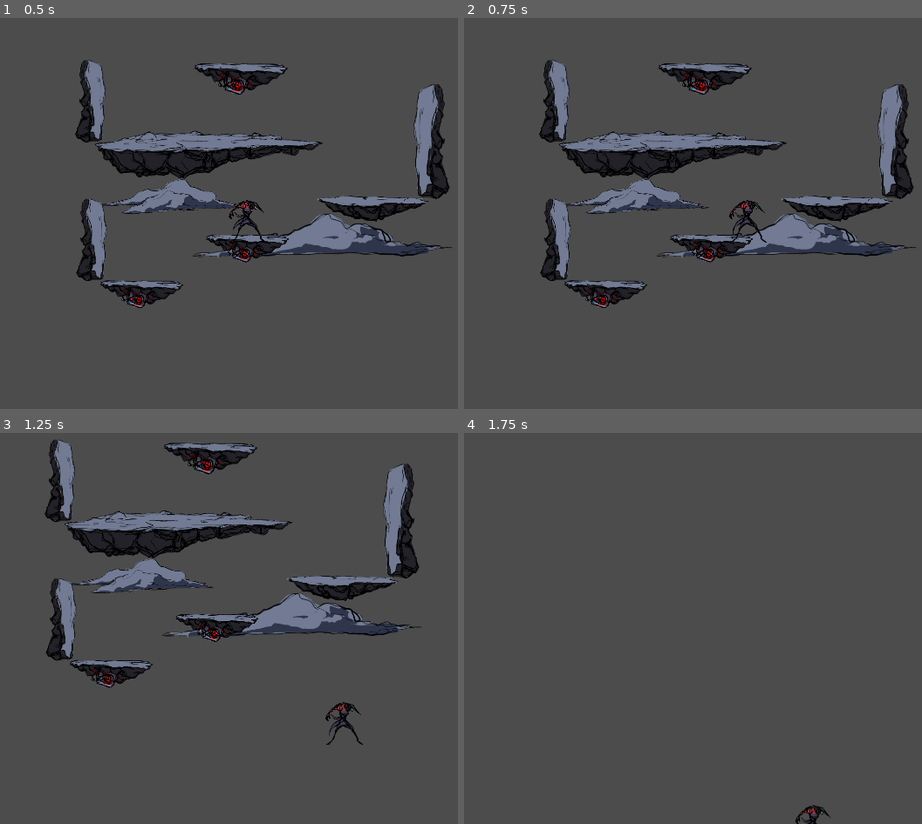
Above: before the commit, frames 1-4 (two rows, left to right).
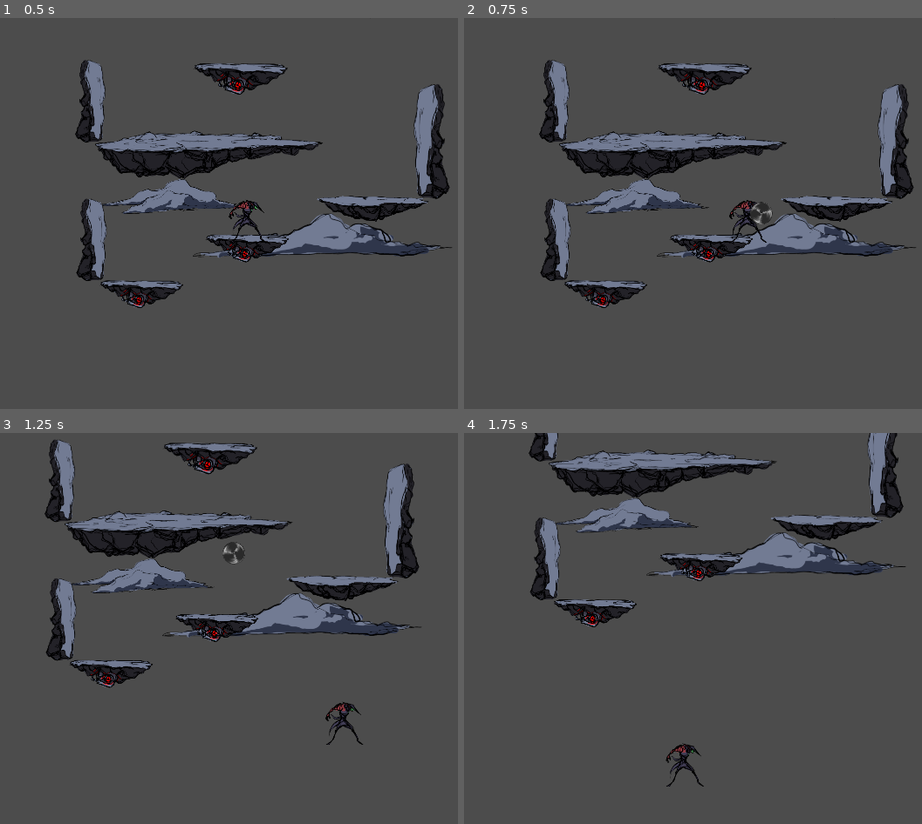
Above: after the commit, the same moments.

Repository: agcodes-git/Godot_Game_V1
Game: Godot game, scene res://scenes/InitialScene.tscn
The game is run twice, just before and just after one commit, with the same random seed, the same clock (stepped at 60 frames per second) and the same inputs.
Inputs (mouse positions are in pixels of both pictures, inside the frame that each line leads up to):
- Up to frame 1 (0.5 s): no input
- Up to frame 2 (0.75 s): tap Enter (ui_accept) at 0.5 s; move the mouse to (862, 193) at 0.52 s; hold Right (ui_right) from 0.53 s (still down); click (862, 193) at 0.67 s
- Up to frame 3 (1.25 s): keep holding Right (ui_right); tap Enter (ui_accept) at 0.77 s
- Up to frame 4 (1.75 s): keep holding Right (ui_right); move the mouse to (569, 648) at 1.27 s; click (569, 648) at 1.42 s; tap Enter (ui_accept) at 1.52 s

Frame 1 is identical in both runs. In frame 2, 0.2% of the frame differs, in the area x 62-68%, y 46-53%; in frame 3, 0.1%; in frame 4, 12%, in the area x 14-97%, y 0-100%.
Error before the commit: Parse Error: Parse error: Spaces used before tabs on a line (res://scenes/player/player.gd:30)

Commit message:
Fixed bug where time-out timer wasn't getting reset.

Diff:
--- a/godot/scenes/player/player.gd
+++ b/godot/scenes/player/player.gd
@@ -27,6 +27,7 @@
 
 func swap_with_boomerang():
 	if boo != null:
-    	global_position = boo.global_position
-    	boo.queue_free()
-    	boo = null
+		get_node("Timer").wait_time = 0.5
+		global_position = boo.global_position
+		boo.queue_free()
+		boo = null
